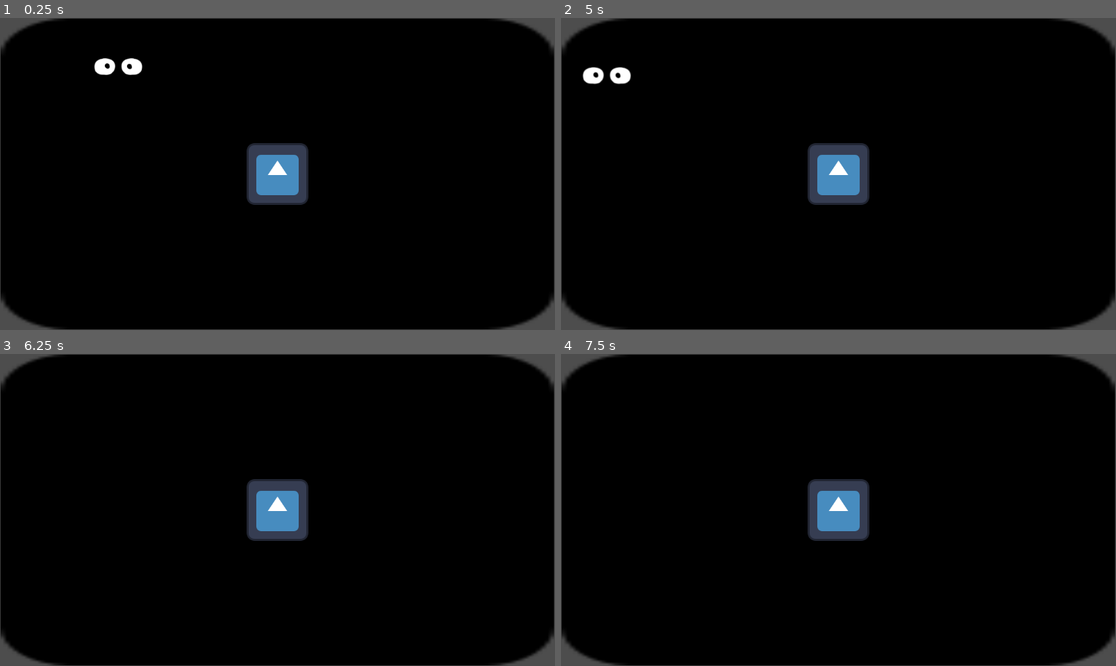
Above: before the commit, frames 1-4 (two rows, left to right).
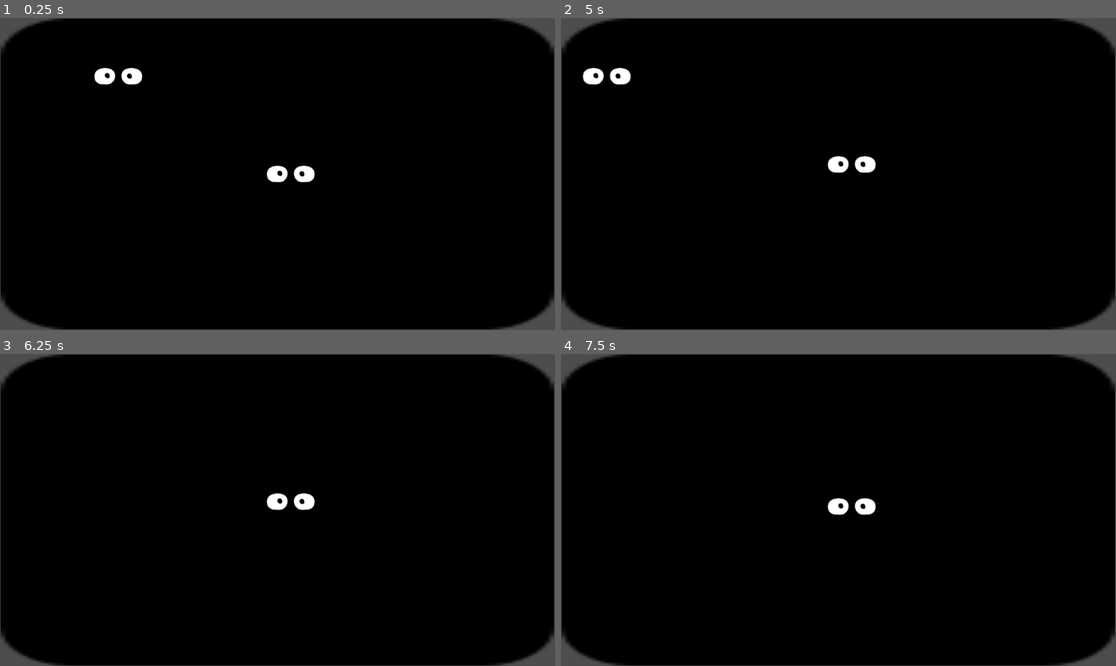
Above: after the commit, the same moments.

Repository: scottmez/MicroJam53
Game: Godot game, scene res://main_game.tscn
Two runs of this game, one before a commit and one after it. Both use one fixed random seed, a clock stepped at 60 frames per second and the inputs below. The engine's default icon, where the game draws it, is replaced by a stand-in: a white triangle on a blue panel in a dark square.
Inputs:
- Up to frame 1 (0.25 s): no input
- Up to frame 2 (5 s): hold D (move_right) 0.53-1.28 s; hold S (move_down) 1.28-2.03 s; hold D (move_right) 2.03-2.78 s; hold W (move_up) 2.78-3.53 s; hold A (move_left) from 3.53 s (still down)
- Up to frame 3 (6.25 s): release A (move_left) at 5.03 s; hold S (move_down) 5.03-5.78 s; hold D (move_right) from 5.78 s (still down)
- Up to frame 4 (7.5 s): release D (move_right) at 6.53 s; hold W (move_up) 6.53-7.28 s; tap Enter at 7.25 s; hold D (move_right) from 7.28 s (still down)

The runs differ from the first frame. In frame 1, 2.6% of the frame differs, in the area x 17-57%, y 12-60%; in frame 2, 2.3%; in frame 3, 2.2%; in frame 4, 2.2%.

Commit message:
modified eyes to move up and down as player walks. Disabled eye movement of friend

Diff:
--- a/friend.gd
+++ b/friend.gd
@@ -4,4 +4,5 @@
 @onready var ap = $AnimationPlayer
 
 func _ready():
-	ap.play("walk")
+	#ap.play("walk")
+	pass
--- a/friend.tscn
+++ b/friend.tscn
@@ -3,34 +3,6 @@
 [ext_resource type="Texture2D" uid="uid://cxki2bvxpjc30" path="res://eye_white.png" id="1_3hdib"]
 [ext_resource type="Script" uid="uid://7g0vcwoe1s5f" path="res://friend.gd" id="1_nvcv4"]
 [ext_resource type="Texture2D" uid="uid://dfubdcgtdgyk8" path="res://iris.png" id="2_nvcv4"]
-
-[sub_resource type="Animation" id="Animation_k2ghq"]
-resource_name = "walk"
-loop_mode = 1
-tracks/0/type = "value"
-tracks/0/imported = false
-tracks/0/enabled = true
-tracks/0/path = NodePath("white1:position")
-tracks/0/interp = 1
-tracks/0/loop_wrap = true
-tracks/0/keys = {
-"times": PackedFloat32Array(0, 0.2),
-"transitions": PackedFloat32Array(1, 3.4822),
-"update": 0,
-"values": [Vector2(0, 0), Vector2(0, -20)]
-}
-tracks/1/type = "value"
-tracks/1/imported = false
-tracks/1/enabled = true
-tracks/1/path = NodePath("white2:position")
-tracks/1/interp = 1
-tracks/1/loop_wrap = true
-tracks/1/keys = {
-"times": PackedFloat32Array(0, 0.2),
-"transitions": PackedFloat32Array(1, 3.4822),
-"update": 0,
-"values": [Vector2(55, 0), Vector2(55, -20)]
-}
 
 [sub_resource type="Animation" id="Animation_cafaa"]
 length = 0.001
@@ -57,6 +29,33 @@
 "transitions": PackedFloat32Array(1),
 "update": 0,
 "values": [Vector2(55, 0)]
+}
+
+[sub_resource type="Animation" id="Animation_k2ghq"]
+resource_name = "walk"
+tracks/0/type = "value"
+tracks/0/imported = false
+tracks/0/enabled = true
+tracks/0/path = NodePath("white1:position")
+tracks/0/interp = 1
+tracks/0/loop_wrap = true
+tracks/0/keys = {
+"times": PackedFloat32Array(0, 0.2),
+"transitions": PackedFloat32Array(1, 3.4822),
+"update": 0,
+"values": [Vector2(0, 0), Vector2(0, -20)]
+}
+tracks/1/type = "value"
+tracks/1/imported = false
+tracks/1/enabled = true
+tracks/1/path = NodePath("white2:position")
+tracks/1/interp = 1
+tracks/1/loop_wrap = true
+tracks/1/keys = {
+"times": PackedFloat32Array(0, 0.2),
+"transitions": PackedFloat32Array(1, 3.4822),
+"update": 0,
+"values": [Vector2(55, 0), Vector2(55, -20)]
 }
 
 [sub_resource type="AnimationLibrary" id="AnimationLibrary_8t4qa"]
--- a/player.gd
+++ b/player.gd
@@ -1,10 +1,20 @@
 class_name Player
 extends CharacterBody2D
 
+@onready var ap = $AnimationPlayer
+
 func _physics_process(delta):
 	var direction = Input.get_vector("move_left","move_right","move_up","move_down")
+	if direction.length_squared() > 0.0: #test to see if any inputs are being pressed
+		walk_eyes()
+	#else:
+	#would be nice to find a way to make the eyes go to neutral faster when we stop moving but stop is too fast
+	#	ap.stop()
 	var speed = 800
 	var acceleration = 5000 #scott likey 5k
 	var desired_velocity = direction * speed
 	velocity = velocity.move_toward(desired_velocity, acceleration * delta)
 	move_and_slide()
+
+func walk_eyes():
+	ap.play("walk")
--- a/player.tscn
+++ b/player.tscn
@@ -1,9 +1,70 @@
-[gd_scene load_steps=4 format=3 uid="uid://48nqgstxk2y4"]
+[gd_scene load_steps=8 format=3 uid="uid://48nqgstxk2y4"]
 
 [ext_resource type="Script" uid="uid://dppcp2mmvdf0q" path="res://player.gd" id="1_4flbx"]
-[ext_resource type="Texture2D" uid="uid://bkbbftw7lysgn" path="res://icon.svg" id="2_onrkg"]
+[ext_resource type="Texture2D" uid="uid://cxki2bvxpjc30" path="res://eye_white.png" id="2_i3pqv"]
+[ext_resource type="Texture2D" uid="uid://dfubdcgtdgyk8" path="res://iris.png" id="3_hqtel"]
 
 [sub_resource type="CircleShape2D" id="CircleShape2D_onrkg"]
+
+[sub_resource type="Animation" id="Animation_i3pqv"]
+resource_name = "walk"
+tracks/0/type = "value"
+tracks/0/imported = false
+tracks/0/enabled = true
+tracks/0/path = NodePath("white1:position")
+tracks/0/interp = 1
+tracks/0/loop_wrap = true
+tracks/0/keys = {
+"times": PackedFloat32Array(0, 0.46, 0.54, 1),
+"transitions": PackedFloat32Array(0.366021, 1, 1, 2.71388),
+"update": 0,
+"values": [Vector2(0, 0), Vector2(0, -20), Vector2(0, -20), Vector2(0, 0)]
+}
+tracks/1/type = "value"
+tracks/1/imported = false
+tracks/1/enabled = true
+tracks/1/path = NodePath("white2:position")
+tracks/1/interp = 1
+tracks/1/loop_wrap = true
+tracks/1/keys = {
+"times": PackedFloat32Array(0, 0.46, 0.54, 1),
+"transitions": PackedFloat32Array(0.366, 1, 1, 2.711),
+"update": 0,
+"values": [Vector2(55, 0), Vector2(55, -20), Vector2(55, -20), Vector2(55, 0)]
+}
+
+[sub_resource type="Animation" id="Animation_hqtel"]
+length = 0.001
+tracks/0/type = "value"
+tracks/0/imported = false
+tracks/0/enabled = true
+tracks/0/path = NodePath("white1:position")
+tracks/0/interp = 1
+tracks/0/loop_wrap = true
+tracks/0/keys = {
+"times": PackedFloat32Array(0),
+"transitions": PackedFloat32Array(1),
+"update": 0,
+"values": [Vector2(0, 0)]
+}
+tracks/1/type = "value"
+tracks/1/imported = false
+tracks/1/enabled = true
+tracks/1/path = NodePath("white2:position")
+tracks/1/interp = 1
+tracks/1/loop_wrap = true
+tracks/1/keys = {
+"times": PackedFloat32Array(0),
+"transitions": PackedFloat32Array(1),
+"update": 0,
+"values": [Vector2(55, 0)]
+}
+
+[sub_resource type="AnimationLibrary" id="AnimationLibrary_sweqy"]
+_data = {
+&"RESET": SubResource("Animation_hqtel"),
+&"walk": SubResource("Animation_i3pqv")
+}
 
 [node name="Player" type="CharacterBody2D"]
 script = ExtResource("1_4flbx")
@@ -11,5 +72,24 @@
 [node name="CollisionShape2D" type="CollisionShape2D" parent="."]
 shape = SubResource("CircleShape2D_onrkg")
 
-[node name="Sprite2D" type="Sprite2D" parent="."]
-texture = ExtResource("2_onrkg")
+[node name="white2" type="Sprite2D" parent="."]
+position = Vector2(55, 0)
+scale = Vector2(-1, 1)
+texture = ExtResource("2_i3pqv")
+
+[node name="iris2" type="Sprite2D" parent="white2"]
+position = Vector2(9, 1)
+rotation = 3.14159
+scale = Vector2(1, -1)
+texture = ExtResource("3_hqtel")
+
+[node name="white1" type="Sprite2D" parent="."]
+texture = ExtResource("2_i3pqv")
+
+[node name="iris" type="Sprite2D" parent="white1"]
+texture = ExtResource("3_hqtel")
+
+[node name="AnimationPlayer" type="AnimationPlayer" parent="."]
+libraries = {
+&"": SubResource("AnimationLibrary_sweqy")
+}
